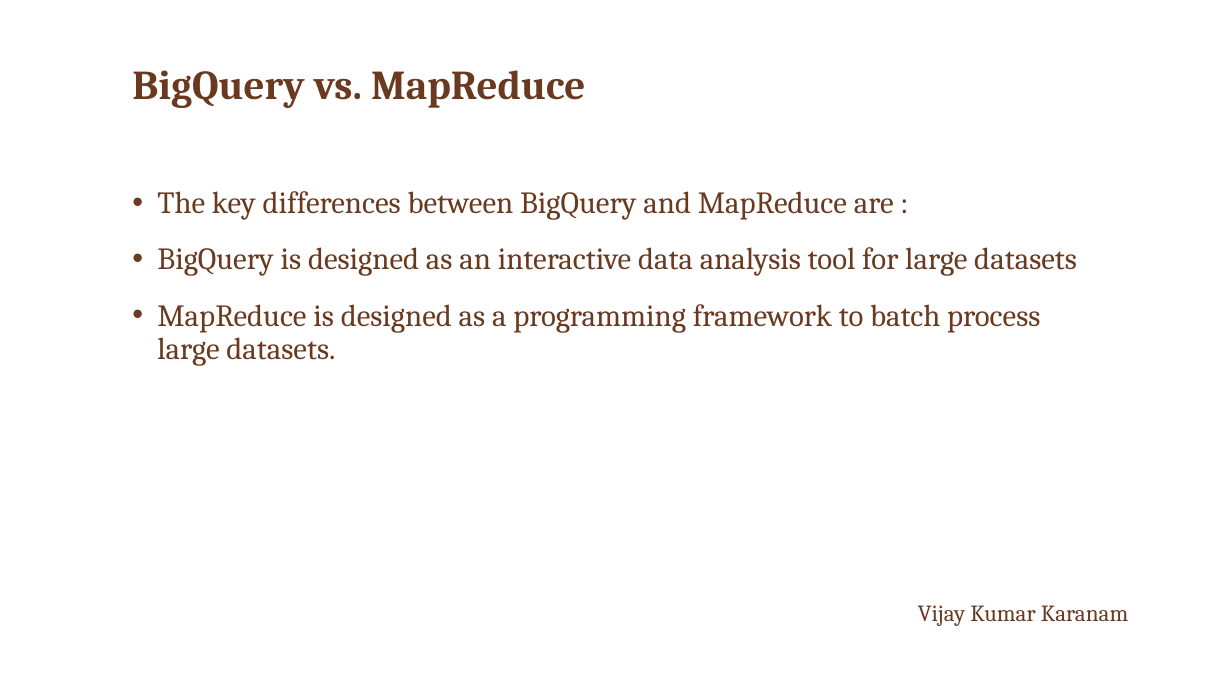
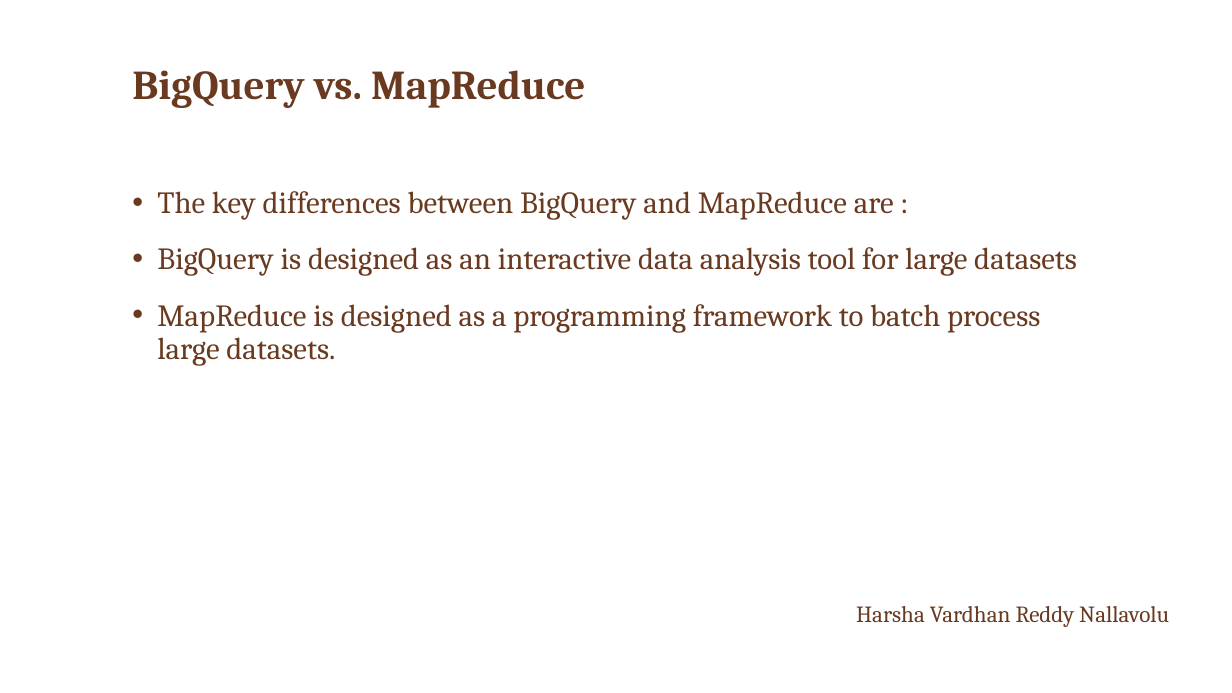
Before and after one commit to KaranamVijayKumar/google-big-query, a slide deck: slide 7 of Google BigQuery.pptx. Drawn at 1232x693 pixels with LibreOffice and Linux fonts; fonts in the diff are those of the drawing; background and template pictures are left out. Boxes give left, top, right and bottom in pixels: in the first picture for what was removed or moved away, otherwise in the second. Text is boxed around its words. In the diff, an @@ line names an element or a change of style, - is before the commit and + after.

```diff
--- a/Google BigQuery.pptx
+++ b/Google BigQuery.pptx
@@ text at (856, 606, 1169, 627): text changed @@
-Vijay Kumar Karanam
+Harsha Vardhan Reddy Nallavolu
```
Also in this commit, not shown: 2 other slides changed.
